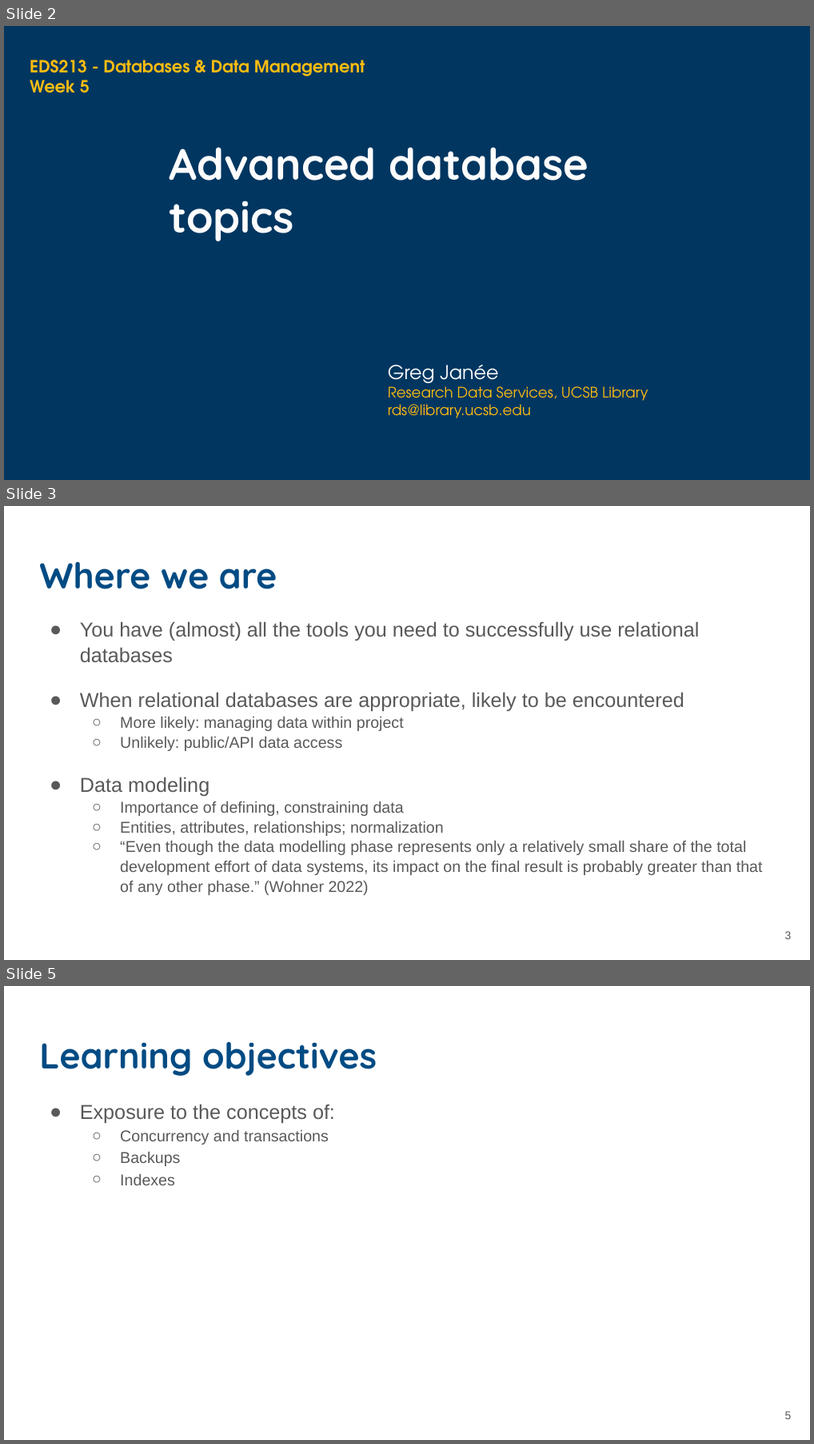
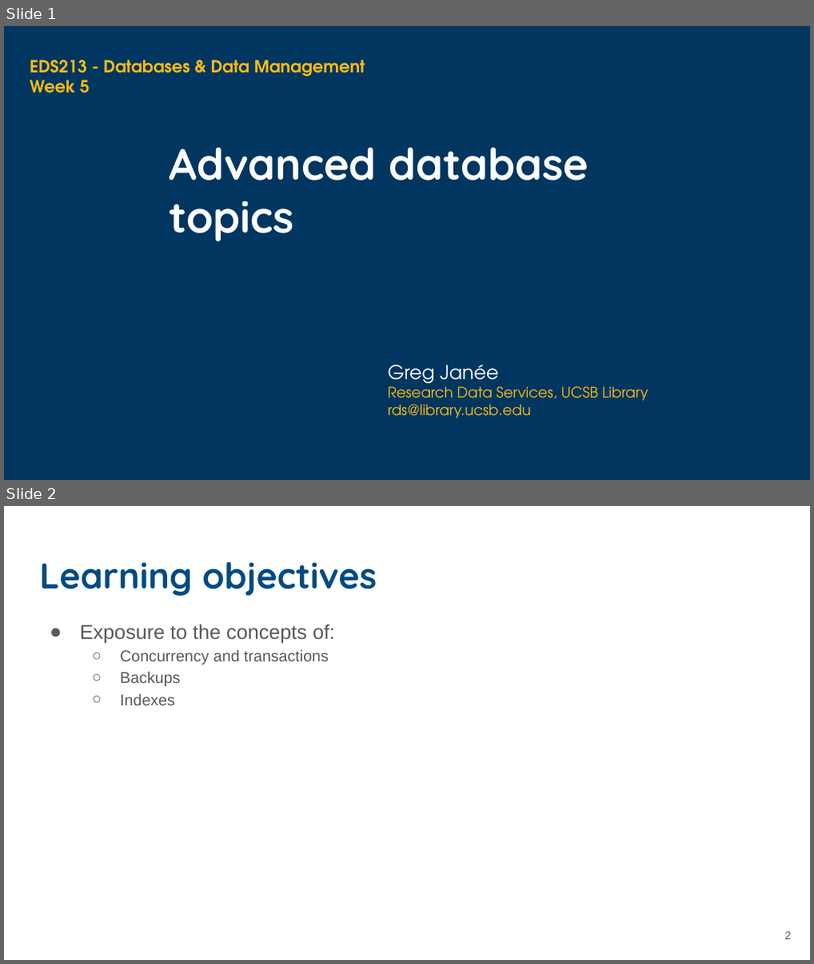
Before and after one commit to UCSB-Library-Research-Data-Services/bren-eds213, a slide deck: modules/week08/slides-08-advanced-sql.pptx. Shown one above the other, each under a label of ours: slides 2, 3 and 5 before the commit, slides 1 and 2 after it; the slides between them are not shown. The pictures are 814x1444 and 814x964 pixels, drawn with LibreOffice and Linux fonts; fonts in the diff are those of the drawing; background and template pictures are left out. Boxes give left, top, right and bottom in pixels: in the first picture for what was removed or moved away, otherwise in the second. Text is boxed around its words. In the diff, an @@ line names an element or a change of style, - is before the commit and + after.

```diff
--- a/modules/week08/slides-08-advanced-sql.pptx
+++ b/modules/week08/slides-08-advanced-sql.pptx
@@ slide 3 removed at (x1=4, y1=506, x2=810, y2=960), background #FFFFFF @@
@@ title removed at (x1=39, y1=562, x2=277, y2=589) @@
-Where we are
@@ text removed at (x1=80, y1=621, x2=763, y2=895) @@
-● You have (almost) all the tools you need to successfully use relational databases
-● When relational databases are appropriate, likely to be encountered
-  ○ More likely: managing data within project
-  ○ Unlikely: public/API data access
-● Data modeling
-  ○ Importance of defining, constraining data
-  ○ Entities, attributes, relationships; normalization
-  ○ “Even though the data modelling phase represents only a relatively small share of the total development effort of data systems, its impact on the final result is probably greater than that of any other phase.” (Wohner 2022)
@@ page number removed at (x1=786, y1=931, x2=792, y2=939) @@
-3
@@ what was slide 2 is now slide 1 @@
@@ what was slide 5 is now slide 2 @@
@@ page number at (x1=786, y1=931, x2=792, y2=939): text changed @@
-5
+2
```
Also in this commit, not shown: 1 slide changed, 2 other slides removed.
